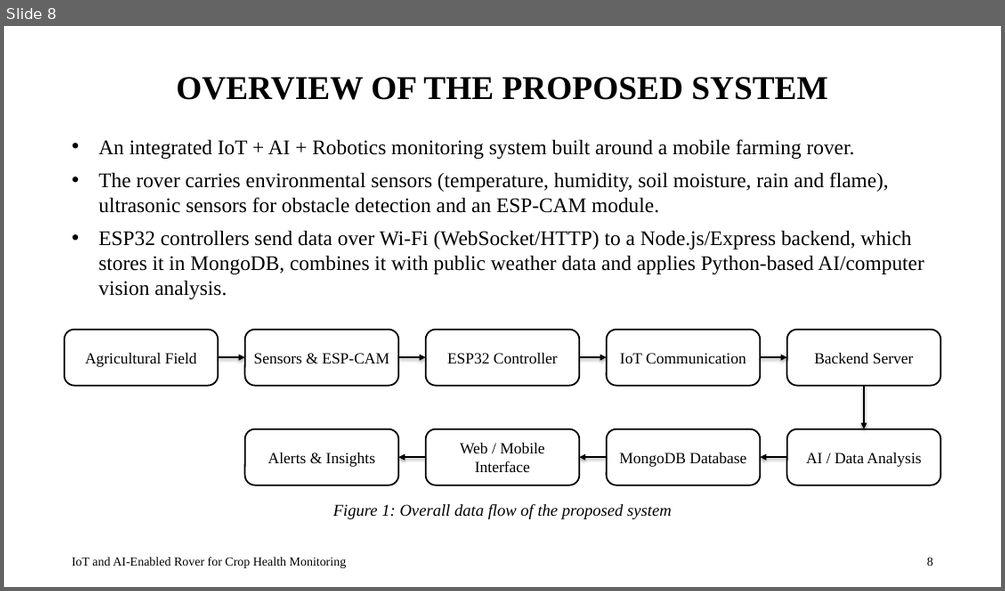
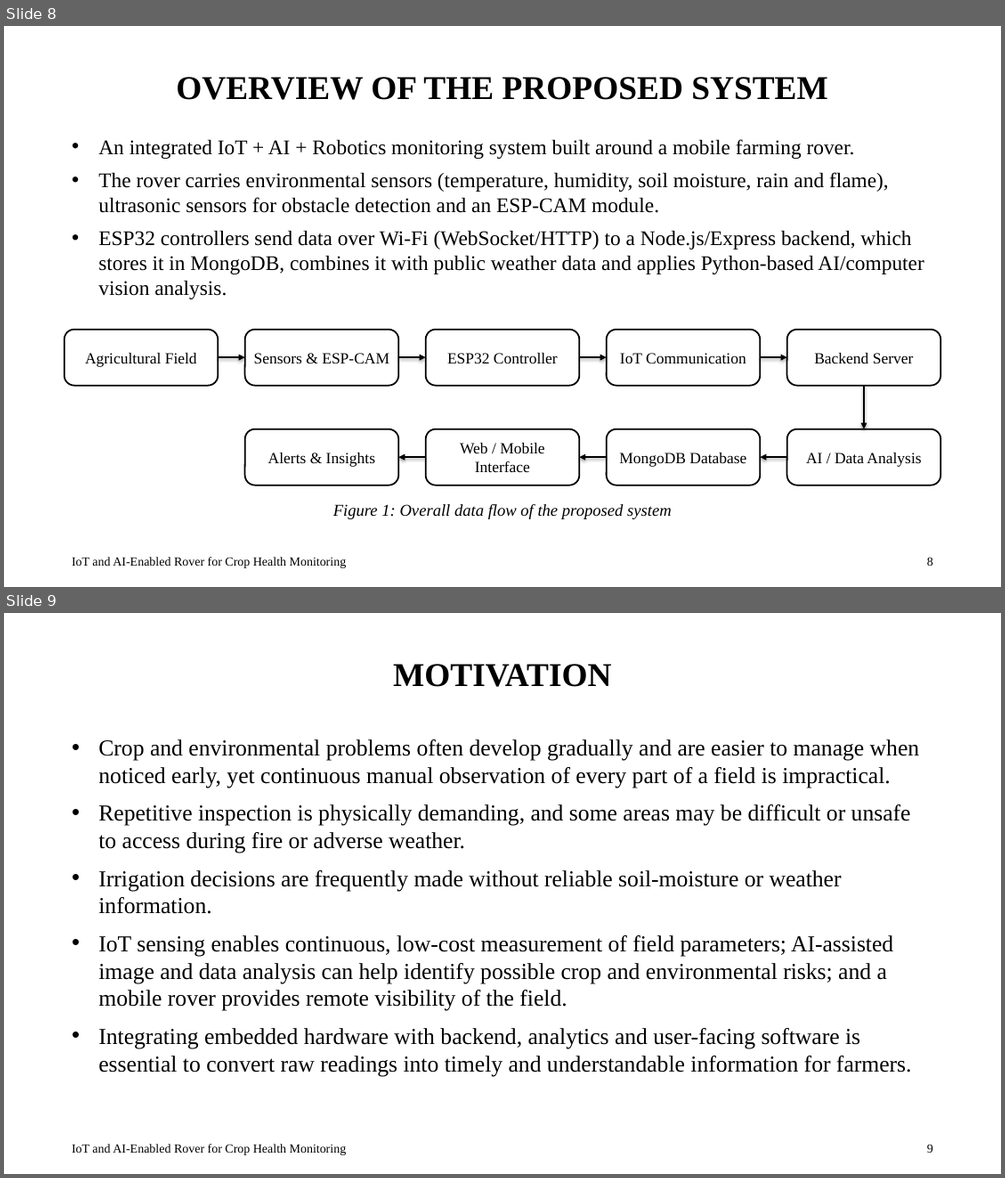
Before and after one commit to shreymusician/mini-project, a slide deck: presentation/Final PPT.pptx. Shown one above the other, each under a label of ours: slide 8 before the commit, slides 8 and 9 after it. The pictures are 1005x591 and 1005x1178 pixels, drawn with LibreOffice and Linux fonts; fonts in the diff are those of the drawing. Boxes give left, top, right and bottom in pixels: in the first picture for what was removed or moved away, otherwise in the second. Text is boxed around its words. In the diff, an @@ line names an element or a change of style, - is before the commit and + after.

Commit message:
Motivation

```diff
--- a/presentation/Final PPT.pptx
+++ b/presentation/Final PPT.pptx
@@ slide 9 added at [4,613,1001,1174], background #FFFFFF @@
@@ title added at [393,664,611,687], 32 pt, text #000000, bold @@
+MOTIVATION
@@ text added at [98,739,920,1076], 22 pt, text #000000 @@
+• Crop and environmental problems often develop gradually and are easier to manage when noticed early, yet continuous manual observation of every part of a field is impractical.
+• Repetitive inspection is physically demanding, and some areas may be difficult or unsafe to access during fire or adverse weather.
+• Irrigation decisions are frequently made without reliable soil-moisture or weather information.
+• IoT sensing enables continuous, low-cost measurement of field parameters; AI-assisted image and data analysis can help identify possible crop and environmental risks; and a mobile rover provides remote visibility of the field.
+• Integrating embedded hardware with backend, analytics and user-facing software is essential to convert raw readings into timely and understandable information for farmers.
@@ text added at [72,1143,347,1155], 12 pt, text #000000 @@
+IoT and AI-Enabled Rover for Crop Health Monitoring
@@ page number added at [927,1143,933,1152], 12 pt, text #000000 @@
+9
```
